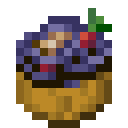
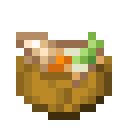
Layers edited between the first and the second 128×128 image:
hid "squid ink pasta #1" over [16, 8, 112, 88]
added layer "chicken soup 2 #1" in group "cutouts" over [16, 32, 104, 88]
showed "bread_bowl.png" over [16, 40, 112, 120]
hid "bread_bowl down one" over [16, 48, 112, 128]
